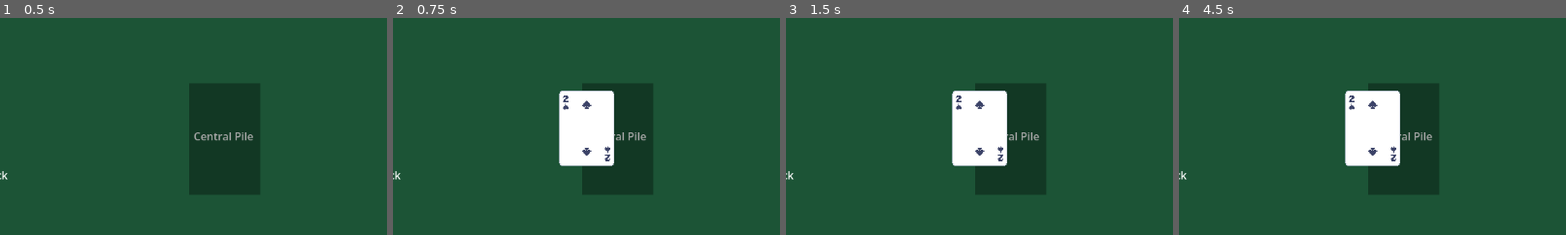
Above: before the commit, frames 1-4 (left to right).
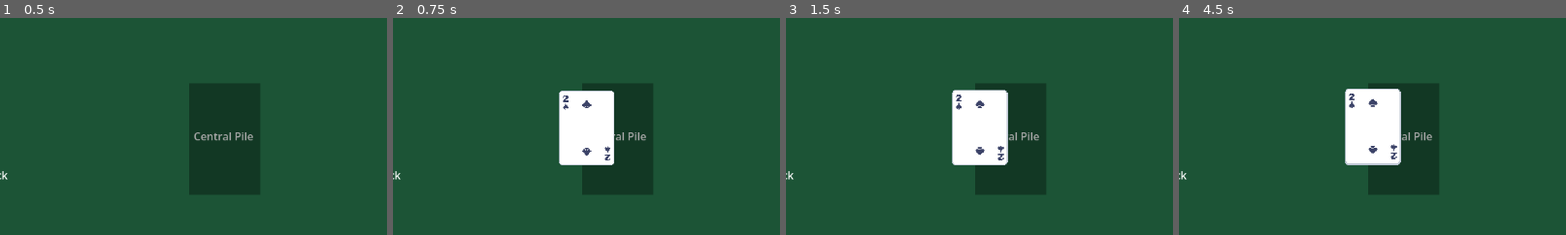
Above: after the commit, the same moments.

Repository: spicywheatbread/art-of-egyptian-war
Game: Godot game, scene res://Assets/Scenes/GameObjects/test.tscn
Same seed, same stepped clock (60 frames per second), same inputs: the game is played once before the commit and once after it. This scene is started directly instead of the project's main scene.
Inputs (mouse positions are % of the whole screen's width and height, from its top left):
- Up to frame 1 (0.5 s): no input
- Up to frame 2 (0.75 s): click "Add a 2 :P" at 0.5 s
- Up to frame 3 (1.5 s): click "Add a 2 :P" at 1.25 s
- Up to frame 4 (4.5 s): click "Add a 2 :P" at 2 s; tap Enter at 2.75, 4.25 s; drag from (48, 51) to (16, 48) at 2.77 s; tap Space at 3.5 s; drag from (44, 48) to (16, 48) at 3.52 s; move the mouse to (44, 48) at 4.27 s; click (44, 48) at 4.42 s
The pictures show only the part of the screen within x 19-69%, y 23-73%; the shares and areas given below are measured in that part.

Frame 1 is identical in both runs. In frame 2, 0.2% of the frame differs, in the area x 42-58%, y 33-69%; in frame 3, 0.5%; in frame 4, 0.8%, in the area x 42-58%, y 32-69%.

Commit message:
Drag + drop

Diff:
--- a/Assets/Scenes/Game.tscn
+++ b/Assets/Scenes/Game.tscn
@@ -3,10 +3,12 @@
 [ext_resource type="Script" uid="uid://cetk40n3ry0ow" path="res://Assets/Scripts/main_game.gd" id="1_owchf"]
 [ext_resource type="Script" uid="uid://cvat275xsp4qw" path="res://Assets/Scripts/center_pile.gd" id="2_owchf"]
 [ext_resource type="PackedScene" uid="uid://bixoatsoqg66h" path="res://Assets/Scenes/GameObjects/card.tscn" id="3_ltsxh"]
+[ext_resource type="Texture2D" uid="uid://b2knxufqq0w27" path="res://Assets/Images/UI/spade.png" id="4_4e1g7"]
 [ext_resource type="Texture2D" uid="uid://bs6k0o4gr84gp" path="res://Assets/Images/UI/Backgrounds/Cloud.png" id="4_53qdw"]
 [ext_resource type="PackedScene" uid="uid://rg70vbowntkn" path="res://Assets/Scenes/GameObjects/player.tscn" id="4_owchf"]
 [ext_resource type="FontFile" uid="uid://6303at6snnwr" path="res://Assets/Font/Font1.png" id="5_4iy6t"]
 [ext_resource type="PackedScene" uid="uid://llyeweeqjoc5" path="res://Assets/Scenes/GameObjects/settings.tscn" id="5_ltsxh"]
+[ext_resource type="Texture2D" uid="uid://ct3ttysfdqk34" path="res://Assets/Images/UI/Buttons.png" id="6_4iy6t"]
 
 [sub_resource type="Gradient" id="Gradient_3fuio"]
 offsets = PackedFloat32Array(0.089201875)
@@ -16,8 +18,20 @@
 gradient = SubResource("Gradient_3fuio")
 fill_to = Vector2(1, 1)
 
+[sub_resource type="AtlasTexture" id="AtlasTexture_g3py7"]
+atlas = ExtResource("4_4e1g7")
+region = Rect2(0, 0, 1088, 1280)
+
 [sub_resource type="RectangleShape2D" id="RectangleShape2D_4iy6t"]
 size = Vector2(106, 166)
+
+[sub_resource type="AtlasTexture" id="AtlasTexture_4e1g7"]
+atlas = ExtResource("6_4iy6t")
+region = Rect2(13, 418, 56, 12)
+
+[sub_resource type="AtlasTexture" id="AtlasTexture_e0nf8"]
+atlas = ExtResource("6_4iy6t")
+region = Rect2(93, 419, 56, 11)
 
 [node name="Game" type="Node2D" unique_id=156695613]
 script = ExtResource("1_owchf")
@@ -36,23 +50,14 @@
 card_tscn = ExtResource("3_ltsxh")
 metadata/_edit_group_ = true
 
-[node name="Label" type="Label" parent="Center Pile" unique_id=100345153]
-offset_left = -44.0
-offset_top = -11.9
-offset_right = 45.0
-offset_bottom = 11.1
-pivot_offset = Vector2(47, 7)
-text = "Central Pile"
-
-[node name="Area2D" type="Area2D" parent="Center Pile" unique_id=929304964]
+[node name="Area2D" type="Area2D" parent="Center Pile" unique_id=929304964 groups=["drop_zones"]]
 position = Vector2(-45, -16)
 
-[node name="Polygon2D" type="Polygon2D" parent="Center Pile/Area2D" unique_id=128942285]
-position = Vector2(-59, -17)
-scale = Vector2(2.3555555, 5.187501)
-color = Color(0, 0, 0, 0.3372549)
+[node name="Sprite2D" type="Sprite2D" parent="Center Pile/Area2D" unique_id=1482261129]
+position = Vector2(44, 20)
+scale = Vector2(0.075, 0.075)
+texture = SubResource("AtlasTexture_g3py7")
 offset = Vector2(25.896214, -9.638553)
-polygon = PackedVector2Array(-4, 0, -4, 32, 41, 32, 41, 0, 18.254715, 0)
 metadata/_edit_group_ = true
 
 [node name="CollisionShape2D" type="CollisionShape2D" parent="Center Pile/Area2D" unique_id=409399114]
@@ -90,13 +95,37 @@
 theme_override_font_sizes/font_size = 20
 text = "CODE: XXXX"
 
-[node name="Start Game" type="Button" parent="." unique_id=198225173]
-offset_left = 13.0
-offset_top = 576.0
-offset_right = 130.0
-offset_bottom = 630.0
-disabled = true
-text = "Start Game"
+[node name="Start Game" type="TextureButton" parent="." unique_id=1833425393]
+custom_minimum_size = Vector2(100, 50)
+offset_left = 520.0
+offset_top = 112.0
+offset_right = 646.0
+offset_bottom = 162.0
+size_flags_horizontal = 4
+size_flags_vertical = 4
+mouse_default_cursor_shape = 2
+texture_normal = SubResource("AtlasTexture_4e1g7")
+texture_pressed = SubResource("AtlasTexture_e0nf8")
+stretch_mode = 0
+
+[node name="MarginContainer" type="MarginContainer" parent="Start Game" unique_id=752061306]
+layout_mode = 1
+anchors_preset = 15
+anchor_right = 1.0
+anchor_bottom = 1.0
+grow_horizontal = 2
+grow_vertical = 2
+theme_override_constants/margin_bottom = 10
+
+[node name="StartGameText" type="RichTextLabel" parent="Start Game/MarginContainer" unique_id=2063691585]
+layout_mode = 2
+mouse_filter = 2
+theme_override_fonts/normal_font = ExtResource("5_4iy6t")
+theme_override_font_sizes/normal_font_size = 20
+text = "START"
+fit_content = true
+horizontal_alignment = 1
+vertical_alignment = 1
 
 [node name="Players" type="Node" parent="." unique_id=690337538]
 
@@ -121,7 +150,6 @@
 position = Vector2(266, 327)
 
 [node name="Settings" parent="." unique_id=671792383 instance=ExtResource("5_ltsxh")]
-visible = false
 
 [connection signal="pressed" from="Init Game" to="." method="_on_button_pressed"]
 [connection signal="pressed" from="Start Game" to="." method="_on_start_game_pressed"]
--- a/Assets/Scenes/GameObjects/card.tscn
+++ b/Assets/Scenes/GameObjects/card.tscn
@@ -3,9 +3,16 @@
 [ext_resource type="Texture2D" uid="uid://bfqgekpuawv8t" path="res://Assets/Images/Cards/Spades/1.png" id="1_kikvd"]
 [ext_resource type="Script" uid="uid://dmsetux0gpc30" path="res://Assets/Scripts/card.gd" id="1_rjlel"]
 
+[sub_resource type="RectangleShape2D" id="RectangleShape2D_x28ol"]
+size = Vector2(83, 112)
+
 [node name="Card" type="Area2D" unique_id=1788740857]
 script = ExtResource("1_rjlel")
 metadata/_edit_group_ = true
+
+[node name="CollisionShape2D" type="CollisionShape2D" parent="." unique_id=1559738993]
+position = Vector2(0.5, 0)
+shape = SubResource("RectangleShape2D_x28ol")
 
 [node name="Sprite2D" type="Sprite2D" parent="." unique_id=2138459228]
 scale = Vector2(0.1, 0.1)
--- a/Assets/Scenes/GameObjects/player.tscn
+++ b/Assets/Scenes/GameObjects/player.tscn
@@ -26,4 +26,6 @@
 
 [node name="Cards" type="Node2D" parent="." unique_id=1155625537]
 
-[connection signal="input_event" from="Area2D" to="." method="_on_area_2d_input_event"]
+[connection signal="input_event" from="Area2D" to="." method="_start_card_drag"]
+[connection signal="mouse_entered" from="Area2D" to="." method="_on_mouse_entered_deck"]
+[connection signal="mouse_exited" from="Area2D" to="." method="_on_mouse_exited_deck"]
--- a/Assets/Scenes/GameObjects/settings.tscn
+++ b/Assets/Scenes/GameObjects/settings.tscn
@@ -48,6 +48,7 @@
 stretch_mode = 0
 
 [node name="Popup" type="TextureRect" parent="." unique_id=1676164011]
+visible = false
 offset_left = 416.0
 offset_top = 65.0
 offset_right = 738.0
--- a/Assets/Scripts/center_pile.gd
+++ b/Assets/Scripts/center_pile.gd
@@ -1,15 +1,21 @@
 class_name Center_Pile extends Pile
 
+# Define variables
 var cards = []
 var rules: Array[Callable] = []
+const OFFSET = Vector2(0.05, -0.5) # slight diagonal pile look
+
+# Define references
 @export var card_tscn: PackedScene
 
 func get_card(index: int):
 	return cards[index]
 
 func add_card(card) -> void:
+	add_child(card)
+	cards.append(card)
 	card.z_index = cards.size()
-	cards.append(card)
+	card.position = Vector2.ZERO + cards.size() * OFFSET
 
 func pop() -> Card:
 	return cards.pop_back()
@@ -44,4 +50,3 @@
 	var new_card = card_tscn.instantiate()
 	new_card.setup(Card.Suit.SPADES, Card.Rank.TWO)
 	add_card(new_card)
-	add_child(new_card)
--- a/Assets/Scripts/main_game.gd
+++ b/Assets/Scripts/main_game.gd
@@ -31,9 +31,9 @@
 
 	# Setup game and cards
 	if last_action["type"] == "startGame":
-		shuffle_on_start(players)
+		deal_cards(players)
 
-func shuffle_on_start(players):
+func deal_cards(players):
 	for player in players:
 		for i in range(player["hand_count"]):
 			var new_card = card_tscn.instantiate()
@@ -70,7 +70,7 @@
 			player_count += 1
 
 	# Enable start button with enough players (>2)
-	$"Start Game".disabled = lobby["players"].size() < 2
+	$"Start Game".visible = lobby["players"].size() >= 2
 
 # Sets up and displays the player node
 func setup_player(username : String) -> void:
--- a/Assets/Scripts/player.gd
+++ b/Assets/Scripts/player.gd
@@ -1,31 +1,116 @@
 class_name Player extends Pile
 
-@export var card_tscn: PackedScene
+# Define variables
 var player_username : String = "Player"
-var cards = []
-
-#const OFFSET = Vector2(0, -0.5) # vertical pile look
 const OFFSET = Vector2(0.05, -0.5) # slight diagonal pile look
 
+# Define references
+@export var card_tscn: PackedScene
+
+
+func _process(_delta):
+	# Animation for card dragging
+	if dragged_card and Input.is_mouse_button_pressed(MOUSE_BUTTON_LEFT):
+		dragged_card.global_position = get_global_mouse_position() + card_offset
+
+
+# Deck creation
+func add_card(card : Card) -> void:
+	$Cards.add_child(card)
+
+func set_card_positions() -> void:
+	# this sets depth and creates the "stacking" look.
+	for i in range($Cards.get_child_count()):
+		$Cards.get_child(i).position = i * OFFSET
+
+# Deck animation
+var dragged_card = null
+var card_offset = Vector2.ZERO
+var original_position = Vector2.ZERO
+var original_zindex = 0
+var current_drop_zone = null # Tracks if over a valid zone
+
+func _on_mouse_entered_deck() -> void:
+	# Only show playable on current user's deck
+	if player_username == Globals.username:
+		Input.set_default_cursor_shape(Input.CURSOR_POINTING_HAND)
+
+func _on_mouse_exited_deck() -> void:
+	Input.set_default_cursor_shape(Input.CURSOR_ARROW)
+
+func _start_card_drag(_viewport, event, _shape_idx):
+	# Only allow if current user pile
+	if player_username != Globals.username:
+		return
+
+	# Start drag on left button click
+	if event is InputEventMouseButton and event.button_index == MOUSE_BUTTON_LEFT:
+		if event.pressed:
+			if $Cards.get_child_count() > 0:
+				dragged_card = $Cards.get_child(-1)
+
+				# Connect card collision to current script
+				dragged_card.area_entered.connect(_on_card_entered_area)
+				dragged_card.area_exited.connect(_on_card_exited_area)
+
+				# Positioning
+				original_position = dragged_card.global_position
+				original_zindex = dragged_card.z_index
+				card_offset = dragged_card.global_position - get_global_mouse_position()
+				dragged_card.z_index = 100
+
+func _on_card_entered_area(area):
+	# Drop signal was added for Central Pile using "Groups"
+	if area.is_in_group("drop_zones"):
+		current_drop_zone = area
+
+func _on_card_exited_area(area):
+	if area == current_drop_zone:
+		current_drop_zone = null
+
+func _input(event):
+	# Global input function to drop card on left click release
+	if event is InputEventMouseButton and event.button_index == MOUSE_BUTTON_LEFT:
+		if not event.pressed and dragged_card:
+			_handle_drop()
+
+func _handle_drop():
+	if current_drop_zone:
+		var central_deck = current_drop_zone.get_parent()
+
+		# Move card to central deck position
+		dragged_card.global_position = current_drop_zone.global_position
+
+		# Remove card from player hand and add to central deck
+		dragged_card.get_parent().remove_child(dragged_card)
+		central_deck.add_card(dragged_card)
+
+		# Remove connections
+		dragged_card.area_entered.disconnect(_on_card_entered_area)
+		dragged_card.area_entered.disconnect(_on_card_exited_area)
+	else:
+		# Return to the starting spot in the deck
+		dragged_card.global_position = original_position
+		dragged_card.z_index = original_zindex
+
+	# Clear the references
+	dragged_card = null
+	current_drop_zone = null
+
+
+# Deck play
 func get_top_card() -> Card:
 	return $Cards.get_child(-1)
-
-func add_card(card : Card) -> void:
-	$Cards.add_child(card)
 
 func pop() -> Card:
 	var card = $Cards.get_child(-1)
 	$Cards.remove_child(card)
 	return card
 
-func set_card_positions() -> void:
-	# this sets depth and creates the "stacking" look.
-	for i in range($Cards.get_child_count()):
-		$Cards.get_child(i).position = i * OFFSET
-
 func get_top_position():
 	return ($Cards.get_child_count() - 1) * OFFSET
 
+# Setter methods
 func set_player_username(username : String) -> void:
 	player_username = username
 	$Label.text = username
Binary file added: Assets/Images/UI/spade.png
Not shown, added: Assets/Images/UI/spade.png.import
